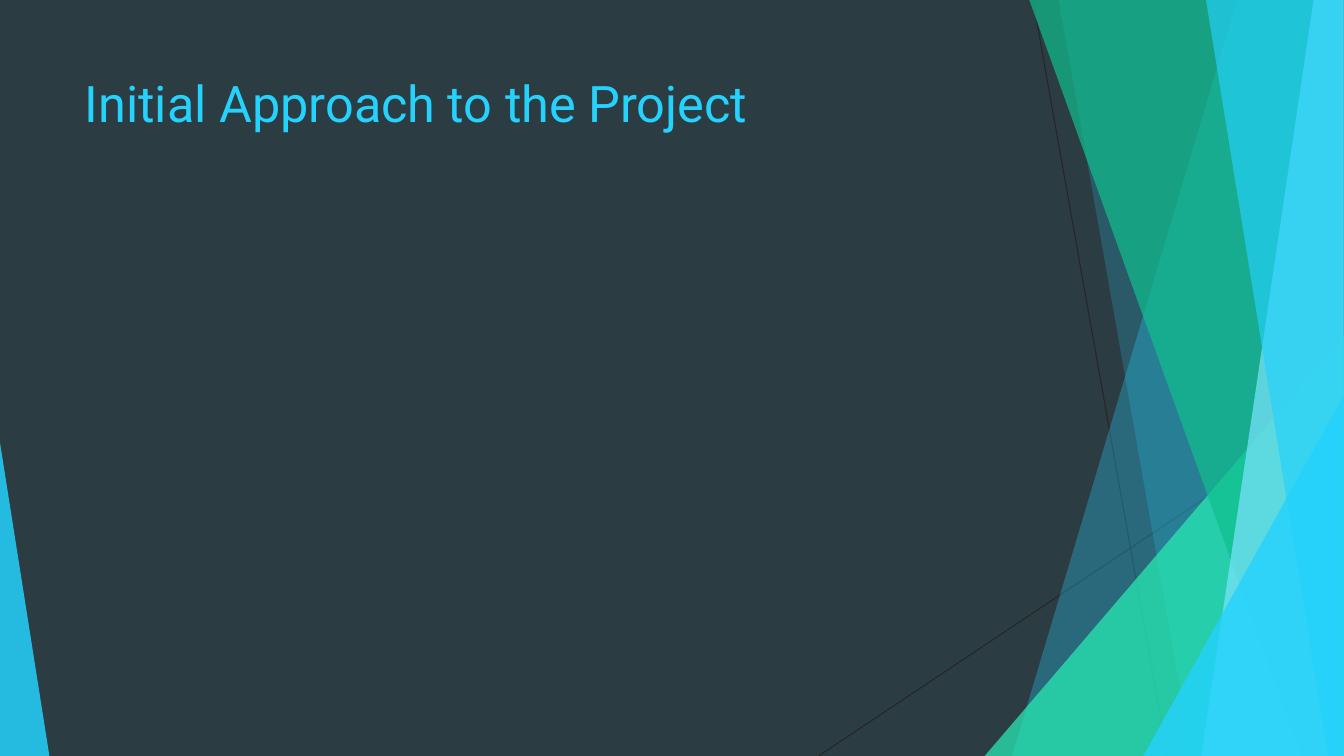
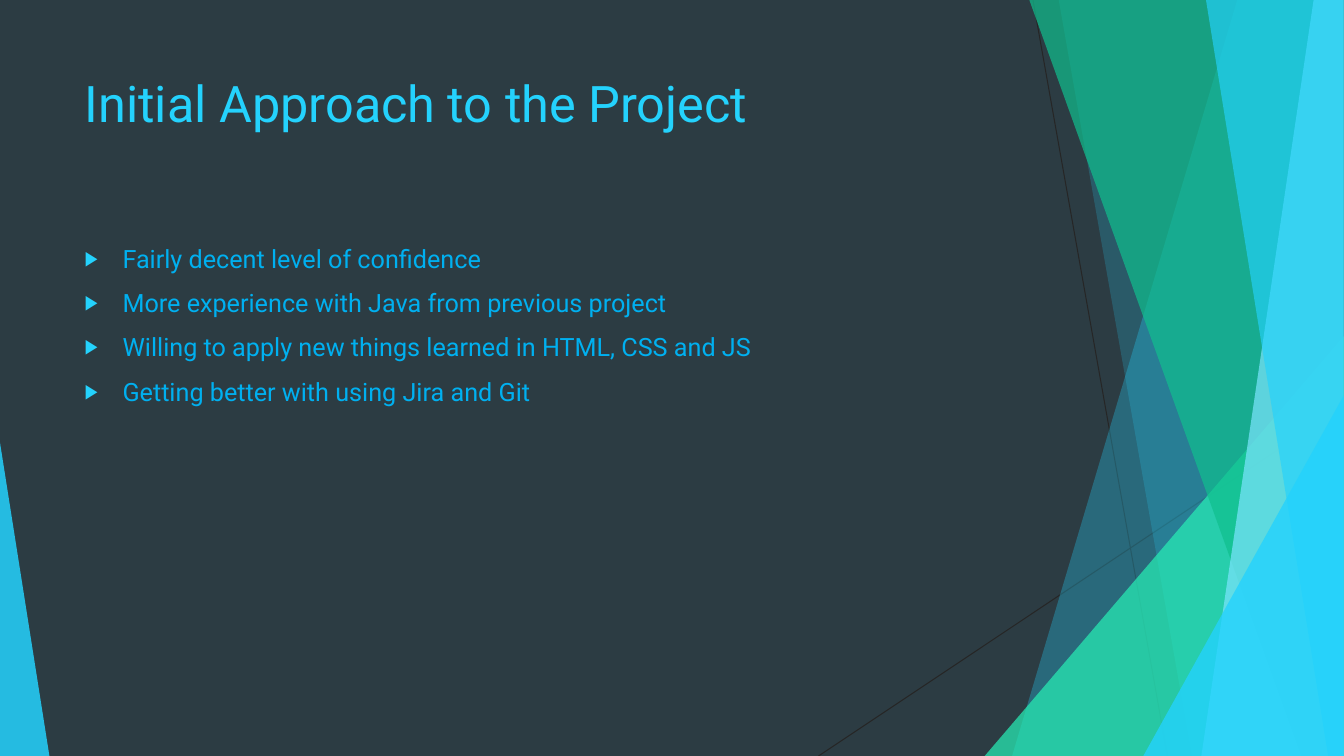
Before and after one commit to gabejose/HWA-Project, a slide deck: slide 2 of docs/HWA Presentation.pptx (slide 3 before the commit). Drawn at 1344x756 pixels with LibreOffice and Linux fonts; fonts in the diff are those of the drawing. Boxes give left, top, right and bottom in pixels: in the first picture for what was removed or moved away, otherwise in the second. Text is boxed around its words. In the diff, an @@ line names an element or a change of style, - is before the commit and + after.

```diff
--- a/docs/HWA Presentation.pptx
+++ b/docs/HWA Presentation.pptx
@@ text added at <box>123,249,751,407</box>, 18 pt, text #00B0F0 @@
+▶ Fairly decent level of confidence
+▶ More experience with Java from previous project
+▶ Willing to apply new things learned in HTML, CSS and JS
+▶ Getting better with using Jira and Git
```
Also in this commit, not shown: 5 other slides changed, 3 slides added, 4 slides removed, 19 other files.
